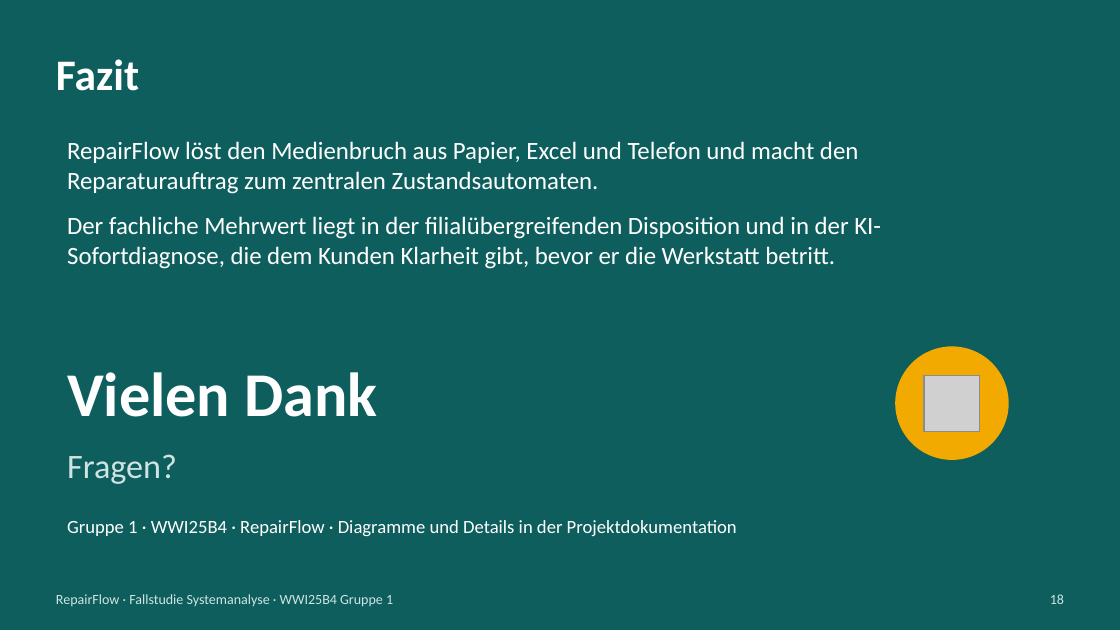
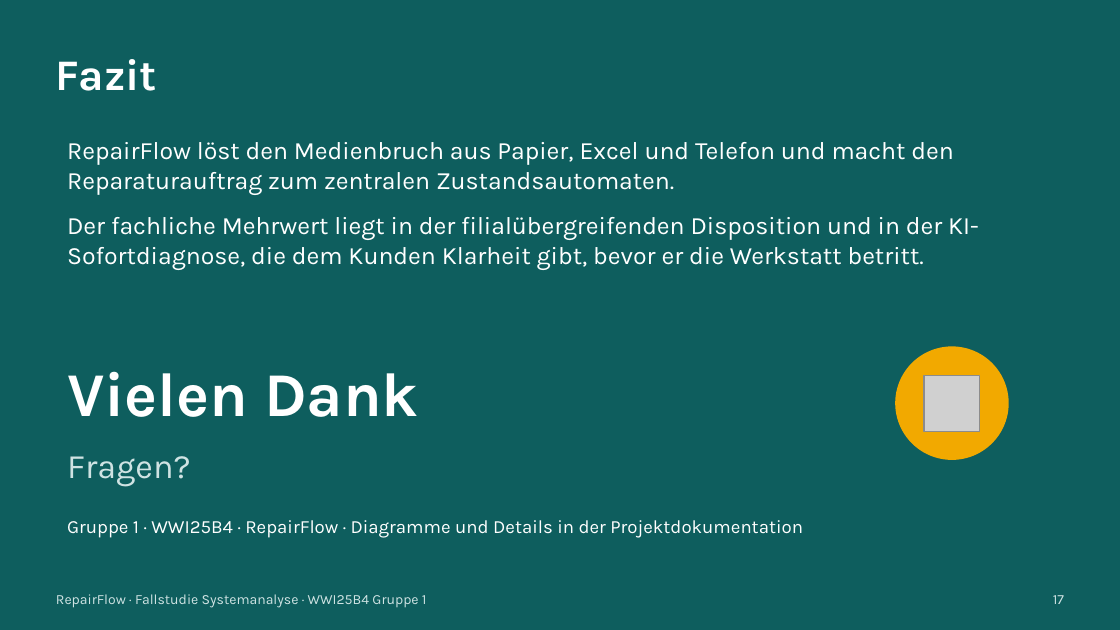
Before and after one commit to jakobschwan123-cmd/casestudy-semester-3, a slide deck: slide 18 of 4_praesentation/Abschlusspraesentation.pptx. Drawn at 1120x630 pixels with LibreOffice and Linux fonts; fonts in the diff are those of the drawing; grey boxes stand for pictures. Boxes give left, top, right and bottom in pixels: in the first picture for what was removed or moved away, otherwise in the second. Text is boxed around its words. In the diff, an @@ line names an element or a change of style, - is before the commit and + after.

```diff
--- a/4_praesentation/Abschlusspraesentation.pptx
+++ b/4_praesentation/Abschlusspraesentation.pptx
@@ font Calibri to Karla in 6 elements at [56, 59, 157, 91], [56, 594, 427, 608], [67, 142, 979, 270], [67, 371, 418, 417], [67, 456, 191, 487], [67, 520, 803, 538] @@
@@ text at [1053, 595, 1064, 604]: text changed; font Calibri to Karla @@
-18
+17
```
Also in this commit, not shown: 16 other slides changed, 1 slide added, 1 slide removed.
